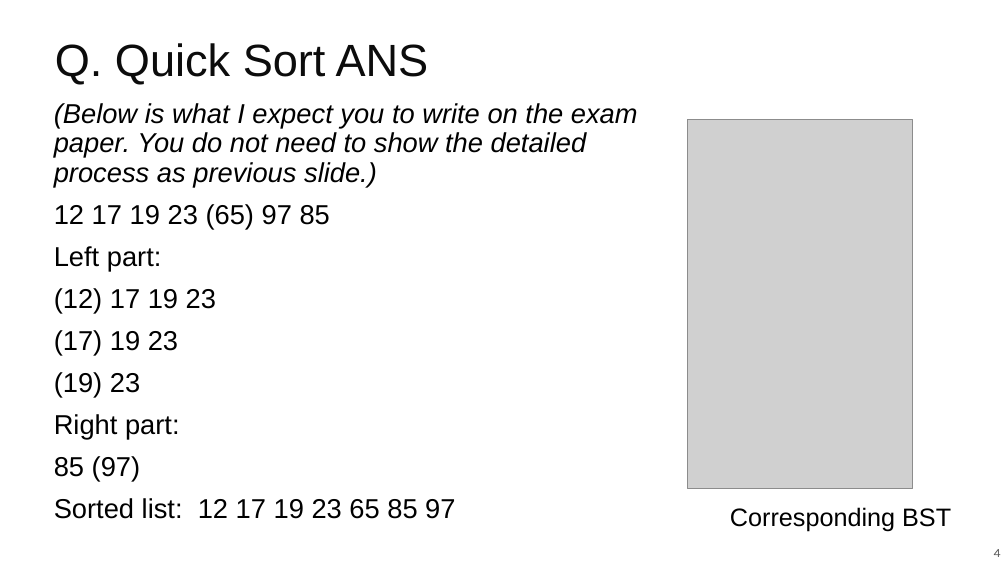
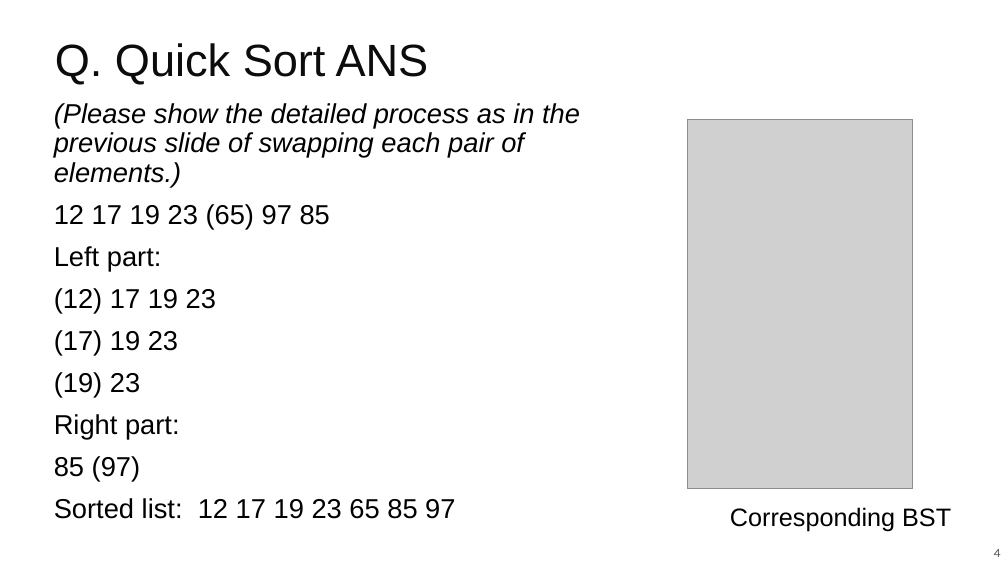
Before and after one commit to guhofstra/CSC111Fa25, a slide deck: slide 4 of PPTs/Lecture 15-sorting Exercises ANS.pptx. Drawn at 1008x567 pixels with LibreOffice and Linux fonts; fonts in the diff are those of the drawing; grey boxes stand for pictures. Boxes give left, top, right and bottom in pixels: in the first picture for what was removed or moved away, otherwise in the second. Text is boxed around its words. In the diff, an @@ line names an element or a change of style, - is before the commit and + after.

```diff
--- a/PPTs/Lecture 15-sorting Exercises ANS.pptx
+++ b/PPTs/Lecture 15-sorting Exercises ANS.pptx
@@ text at [54, 103, 580, 186]: text changed @@
-  (Below is what I expect you to write on the exam paper. You do not need to show the detailed process as previous slide.)
+  (Please show the detailed process as in the previous slide of swapping each pair of elements.)
```
Also in this commit, not shown: 1 other slide changed, 2 other files.
